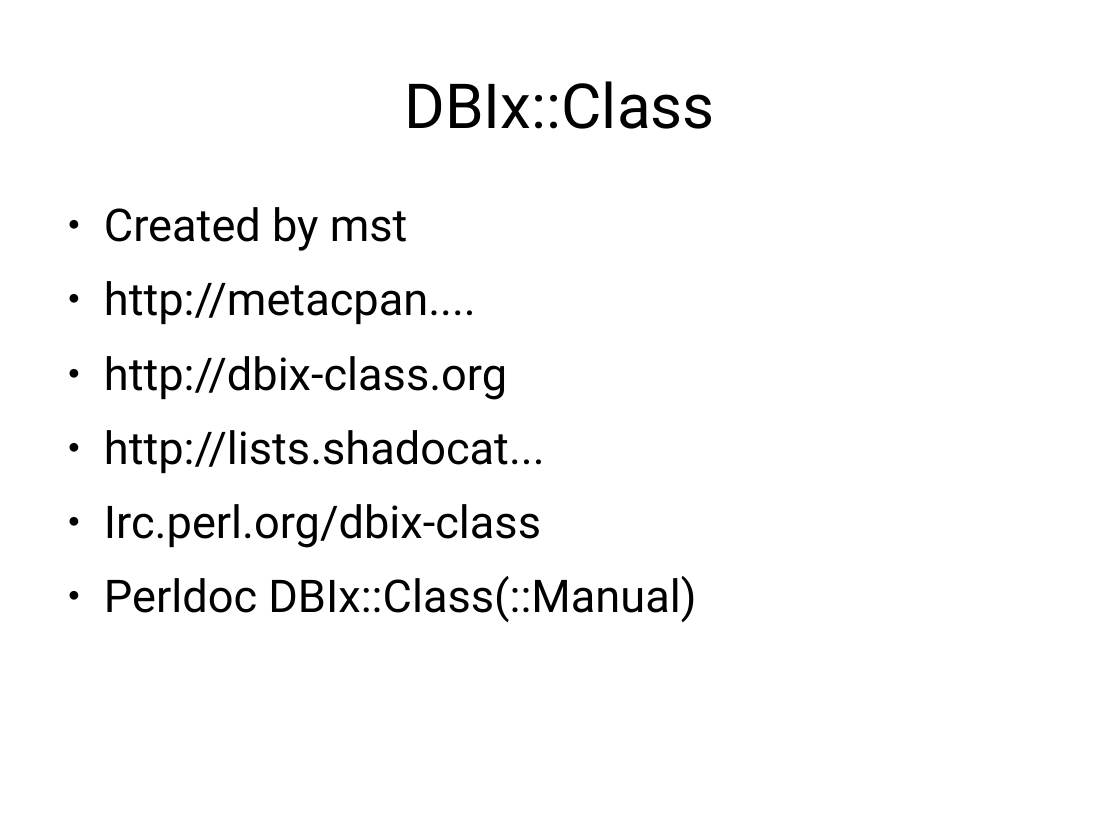
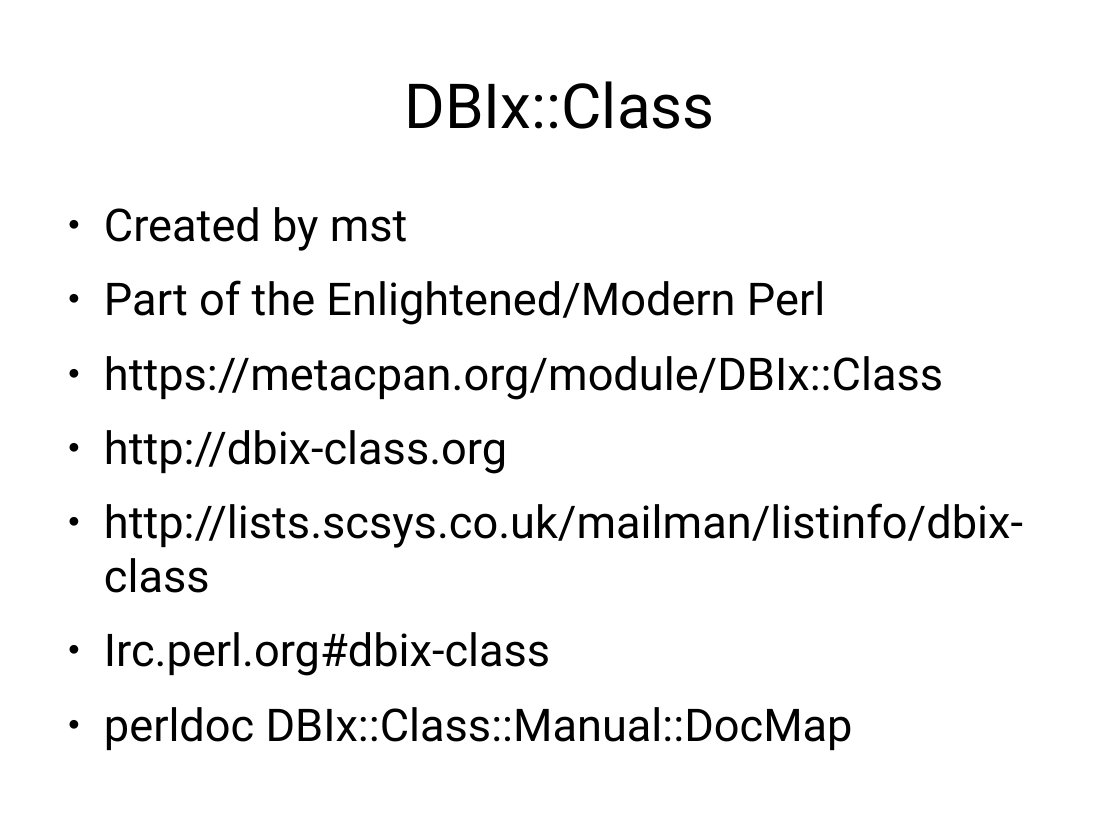
Before and after one commit to erezschatz/Presentation, a slide deck: slide 10 of dbix-class.odp. Drawn at 1120x840 pixels with LibreOffice and Linux fonts; fonts in the diff are those of the drawing. Boxes give left, top, right and bottom in pixels: in the first picture for what was removed or moved away, otherwise in the second. Text is boxed around its words. In the diff, an @@ line names an element or a change of style, - is before the commit and + after.

```diff
--- a/dbix-class.odp
+++ b/dbix-class.odp
@@ text at [104, 280, 943, 400]: text changed @@
-● http://metacpan....
+● Part of the Enlightened/Modern Perl
+● https://metacpan.org/module/DBIx::Class
@@ text at [104, 503, 1023, 751]: text changed @@
-● http://lists.shadocat...
-● Irc.perl.org/dbix-class
-● Perldoc DBIx::Class(::Manual)
+● http://lists.scsys.co.uk/mailman/listinfo/dbix-class
+● Irc.perl.org#dbix-class
+● perldoc DBIx::Class::Manual::DocMap
```
Also in this commit, not shown: 3 other slides changed, 6 slides added, 2 slides removed, 1 other file.
